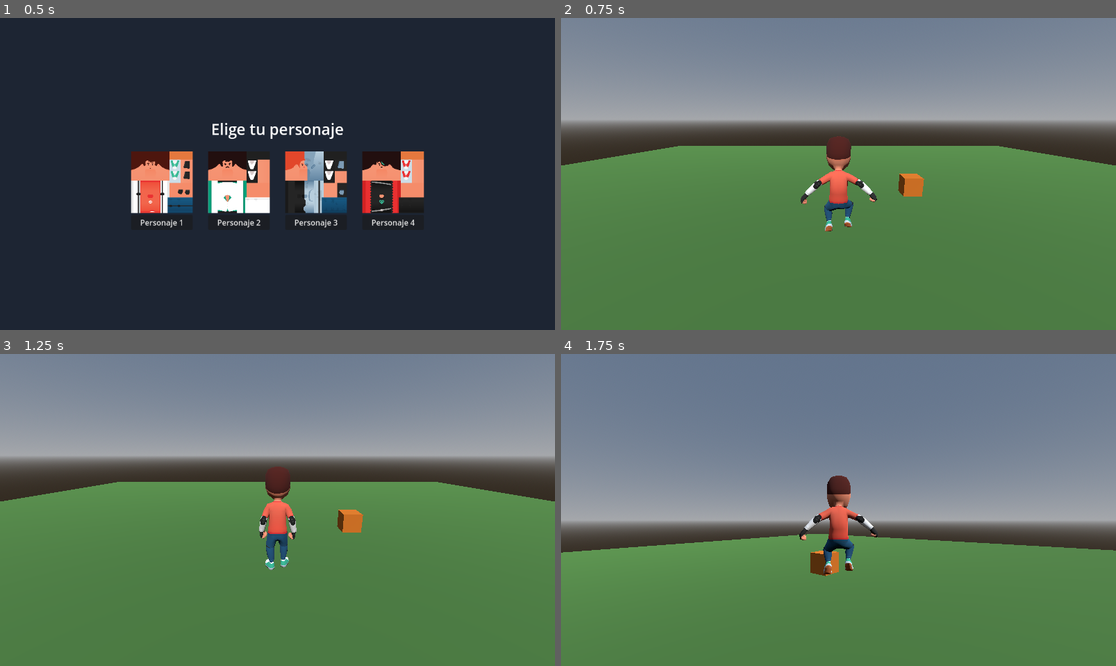
Above: before the commit, frames 1-4 (two rows, left to right).
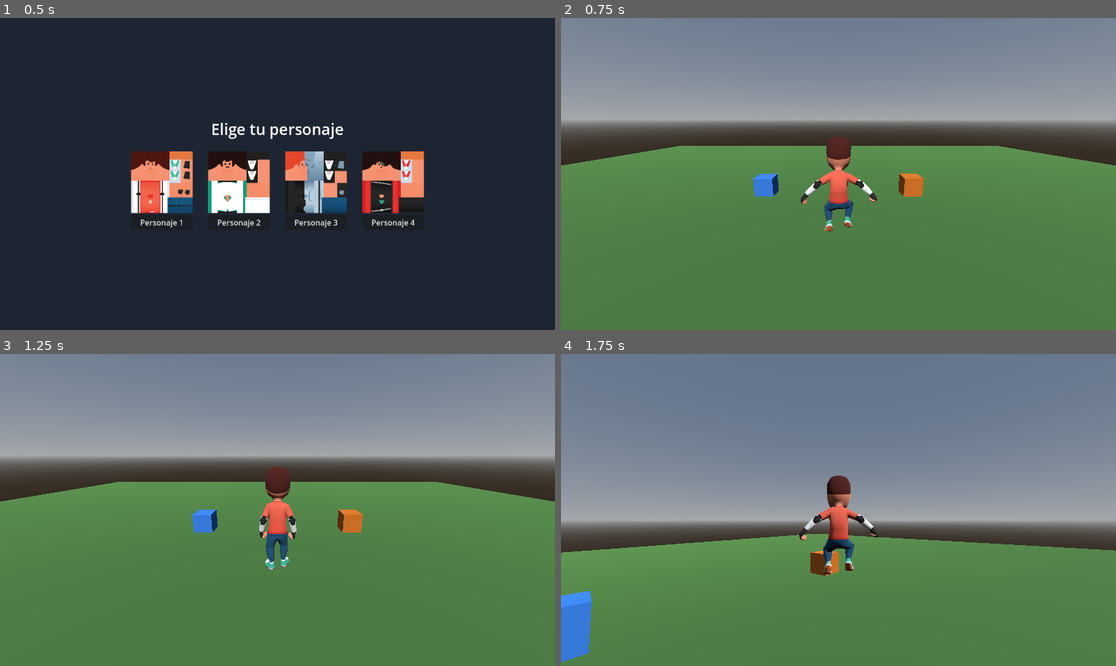
Above: after the commit, the same moments.

Repository: BigBang1010101010/game12
Game: Godot game, scene res://scenes/character_select.tscn
Same seed, same stepped clock (60 frames per second), same inputs: the game is played once before the commit and once after it.
Inputs (mouse positions are in pixels of both pictures, inside the frame that each line leads up to):
- Up to frame 1 (0.5 s): no input
- Up to frame 2 (0.75 s): click "Personaje 1" at 0.5 s
- Up to frame 3 (1.25 s): no input
- Up to frame 4 (1.75 s): tap Enter at 1.25 s; move the mouse to (866, 510) at 1.27 s; hold W (move_forward) from 1.28 s (still down); tap Shift at 1.35 s; click (866, 510) at 1.42 s; tap Space (jump) at 1.52 s

Frame 1 is identical in both runs. In frame 2, 0.3% of the frame differs, in the area x 34-40%, y 49-58%; in frame 3, 0.3%; in frame 4, 1.1%, in the area x 0-6%, y 75-99%.

Commit message:
Add Shift-held object dragging alongside the orbit camera
player.gd: holding Shift releases the mouse (MOUSE_MODE_VISIBLE) and
switches left-click from nothing to object dragging; releasing Shift
re-captures the mouse and, per the spec, force-drops whatever is
currently held even if the mouse button is still down. An explicit
`escaped` flag keeps this from colliding with the existing Escape-to-
release/click-to-recapture flow: Escape's "click anywhere recaptures"
behavior only fires when the mouse was released via Escape, not via
Shift, so a click during Shift-drag is never swallowed by that older
handler. _unhandled_input is restructured into early-return blocks per
mode (escaped / shift+drag / normal camera look) so exactly one of
them ever runs per event - mouse motion drives camera look in normal
mode and object dragging in Shift mode, never both.

Dragging: _try_start_drag raycasts from the camera through the click
position (PhysicsRayQueryParameters3D via camera.project_ray_origin/
project_ray_normal) and grabs the first hit if it's a RigidBody3D in
the "draggable" group. The object is frozen (kinematic) for the
duration of the drag and repositioned by intersecting the same camera
ray against a horizontal plane at the object's grabbed height, so it
follows the cursor without leaving that height. Releasing the mouse
unfreezes it, so it falls/settles under normal physics from wherever
it was dropped.

scripts/draggable_box.gd + scenes/main.tscn "DraggableBox": a second
RigidBody3D test box (blue, at (-4, 0.5, -4)), visually and
mechanically distinct from the existing orange TestBox (StaticBody3D,
the E-to-interact demo at (4, 0.5, -4)) - the two systems don't
overlap since the drag raycast only picks up RigidBody3D members of
the "draggable" group, and TestBox is neither.

Verified with a headless Godot 4.3 run driving the real input/physics
path (not calling internals directly):
- Found and fixed a real bug this way: the very first raycast attempt
  hit the Player's own CharacterBody3D capsule instead of the box,
  because the camera orbits close enough to the player that, at
  steeper pitch angles, the ray back toward a nearby ground object
  passes through the player's own collision first. Fixed by excluding
  the player's RID from the query; re-verified the box was grabbed
  correctly afterward (dragged_body became the box, freeze=true).
- Shift down releases the mouse and leaves the camera untouched by
  mouse motion while nothing is grabbed.
- Dragging moves the box to the ray/drag-plane intersection, holds it
  exactly at the grabbed height, and does not change camera_yaw or
  camera_pitch at all during the drag.
- Releasing the mouse clears dragged_body and unfreezes the box.
- Releasing Shift re-captures the mouse and restores normal camera
  look (yaw changes again on mouse motion).
- Releasing Shift while still holding the mouse button down (mid-drag)
  force-drops the object and re-captures the mouse in the same step.

Diff:
--- a/scenes/main.tscn
+++ b/scenes/main.tscn
@@ -1,14 +1,18 @@
-[gd_scene load_steps=15 format=3]
+[gd_scene load_steps=17 format=3]
 
 [ext_resource type="Script" path="res://scripts/player.gd" id="1_player"]
 [ext_resource type="Script" path="res://scripts/demo_interactable_box.gd" id="2_box"]
 [ext_resource type="Script" path="res://scripts/interactable.gd" id="3_interactable"]
+[ext_resource type="Script" path="res://scripts/draggable_box.gd" id="4_draggable"]
 
 [sub_resource type="BoxMesh" id="BoxMesh_1"]
 size = Vector3(1, 1, 1)
 
 [sub_resource type="StandardMaterial3D" id="StandardMaterial3D_box"]
 albedo_color = Color(0.85, 0.45, 0.1, 1)
+
+[sub_resource type="StandardMaterial3D" id="StandardMaterial3D_draggable"]
+albedo_color = Color(0.2, 0.5, 0.9, 1)
 
 [sub_resource type="BoxShape3D" id="BoxShape3D_box"]
 size = Vector3(1, 1, 1)
@@ -76,6 +80,17 @@
 [node name="CollisionShape3D" type="CollisionShape3D" parent="TestBox/Area3D"]
 shape = SubResource("BoxShape3D_box_range")
 
+[node name="DraggableBox" type="RigidBody3D" parent="."]
+transform = Transform3D(1, 0, 0, 0, 1, 0, 0, 0, 1, -4, 0.5, -4)
+script = ExtResource("4_draggable")
+
+[node name="MeshInstance3D" type="MeshInstance3D" parent="DraggableBox"]
+mesh = SubResource("BoxMesh_1")
+surface_material_override/0 = SubResource("StandardMaterial3D_draggable")
+
+[node name="CollisionShape3D" type="CollisionShape3D" parent="DraggableBox"]
+shape = SubResource("BoxShape3D_box")
+
 [node name="Player" type="CharacterBody3D" parent="."]
 transform = Transform3D(1, 0, 0, 0, 1, 0, 0, 0, 1, 0, 1, 0)
 script = ExtResource("1_player")
--- /dev/null
+++ b/scripts/draggable_box.gd
@@ -0,0 +1,9 @@
+extends RigidBody3D
+
+## Marks this RigidBody3D as pickable by the Shift-drag system in player.gd.
+## FREEZE_MODE_KINEMATIC keeps it solid (other bodies still collide with it)
+## while player.gd repositions it directly during a drag.
+
+func _ready() -> void:
+	add_to_group("draggable")
+	freeze_mode = RigidBody3D.FREEZE_MODE_KINEMATIC
--- a/scripts/player.gd
+++ b/scripts/player.gd
@@ -26,12 +26,25 @@
 ## added on top of the model's movement-facing yaw to correct for it.
 const MODEL_FRONT_CORRECTION := PI
 
+## Max raycast distance for Shift-drag object picking.
+const DRAG_RAY_LENGTH := 100.0
+
 var animation_player: AnimationPlayer
 var skeleton: Skeleton3D
 var character_model: Node3D
 
+## True while Shift is held (mouse released, left-click drags objects
+## instead of driving camera look).
+var shift_held := false
+## True after Escape releases the mouse outside of Shift mode; the next
+## click just re-captures it rather than starting a drag.
+var escaped := false
+var dragged_body: RigidBody3D = null
+var drag_plane_y := 0.0
+
 @onready var camera_yaw: Node3D = $CameraYaw
 @onready var camera_pitch: Node3D = $CameraYaw/CameraPitch
+@onready var camera: Camera3D = $CameraYaw/CameraPitch/Camera3D
 
 func _ready() -> void:
 	add_to_group("player")
@@ -40,12 +53,33 @@
 	call_deferred("_spawn_character_model")
 
 func _unhandled_input(event: InputEvent) -> void:
+	if event is InputEventKey and event.pressed and event.keycode == KEY_ESCAPE and not shift_held:
+		escaped = true
+		Input.mouse_mode = Input.MOUSE_MODE_VISIBLE
+		return
+
+	if event is InputEventKey and not event.echo and event.keycode == KEY_SHIFT:
+		_set_shift_held(event.pressed)
+		return
+
+	if escaped:
+		if event is InputEventMouseButton and event.pressed:
+			escaped = false
+			Input.mouse_mode = Input.MOUSE_MODE_CAPTURED
+		return
+
+	if shift_held:
+		if event is InputEventMouseButton and event.button_index == MOUSE_BUTTON_LEFT:
+			if event.pressed:
+				_try_start_drag(event.position)
+			else:
+				_stop_drag()
+		elif event is InputEventMouseMotion and dragged_body:
+			_update_drag(event.position)
+		return
+
 	if event is InputEventMouseMotion and Input.mouse_mode == Input.MOUSE_MODE_CAPTURED:
 		_apply_look_delta(event.relative)
-	elif event is InputEventKey and event.pressed and event.keycode == KEY_ESCAPE:
-		Input.mouse_mode = Input.MOUSE_MODE_VISIBLE
-	elif event is InputEventMouseButton and event.pressed and Input.mouse_mode == Input.MOUSE_MODE_VISIBLE:
-		Input.mouse_mode = Input.MOUSE_MODE_CAPTURED
 
 ## Pure rotation math for mouse-look, split out from _unhandled_input so it
 ## can be exercised directly (the mouse_mode gate above is untestable
@@ -57,6 +91,59 @@
 		PITCH_MIN,
 		PITCH_MAX
 	)
+
+func _set_shift_held(pressed: bool) -> void:
+	if pressed == shift_held:
+		return
+	shift_held = pressed
+	if escaped:
+		return
+	if shift_held:
+		Input.mouse_mode = Input.MOUSE_MODE_VISIBLE
+	else:
+		_stop_drag()
+		Input.mouse_mode = Input.MOUSE_MODE_CAPTURED
+
+## Raycasts from the camera through the given viewport position and, if it
+## hits a RigidBody3D in the "draggable" group, grabs it: freezes its
+## physics and remembers the horizontal plane (at the object's current
+## height) it will be dragged along.
+func _try_start_drag(mouse_pos: Vector2) -> void:
+	var from := camera.project_ray_origin(mouse_pos)
+	var to := from + camera.project_ray_normal(mouse_pos) * DRAG_RAY_LENGTH
+	# Exclude the player's own collision body: the camera orbits close to (and
+	# sometimes behind/through) it, so an unfiltered ray can hit the player's
+	# capsule before it ever reaches the object being aimed at.
+	var query := PhysicsRayQueryParameters3D.create(from, to, 0xFFFFFFFF, [self.get_rid()])
+	var result := get_world_3d().direct_space_state.intersect_ray(query)
+	if result.is_empty():
+		return
+	var collider = result["collider"]
+	if not (collider is RigidBody3D) or not collider.is_in_group("draggable"):
+		return
+	dragged_body = collider
+	drag_plane_y = dragged_body.global_position.y
+	dragged_body.freeze = true
+	_update_drag(mouse_pos)
+
+## Moves the currently dragged body to wherever the camera ray now crosses
+## the drag plane, so it tracks the mouse cursor.
+func _update_drag(mouse_pos: Vector2) -> void:
+	var from := camera.project_ray_origin(mouse_pos)
+	var dir := camera.project_ray_normal(mouse_pos)
+	if absf(dir.y) < 0.0001:
+		return
+	var t := (drag_plane_y - from.y) / dir.y
+	if t < 0.0:
+		return
+	var target := from + dir * t
+	target.y = drag_plane_y
+	dragged_body.global_position = target
+
+func _stop_drag() -> void:
+	if dragged_body:
+		dragged_body.freeze = false
+		dragged_body = null
 
 func _physics_process(delta: float) -> void:
 	if not is_on_floor():
